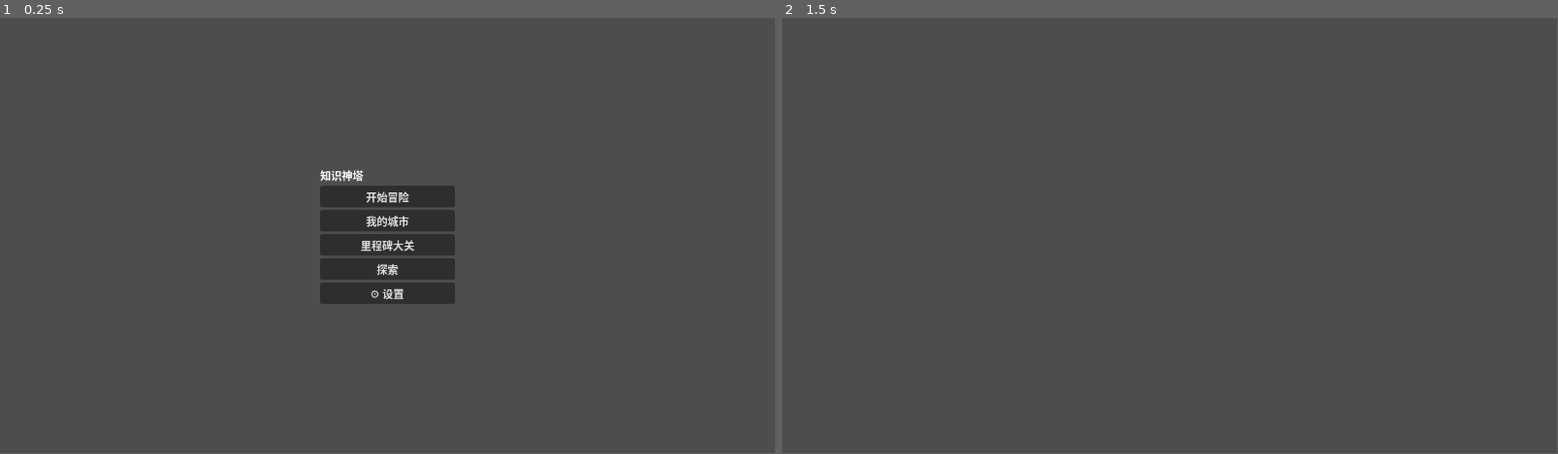
Above: before the commit, frames 1-2 (left to right).
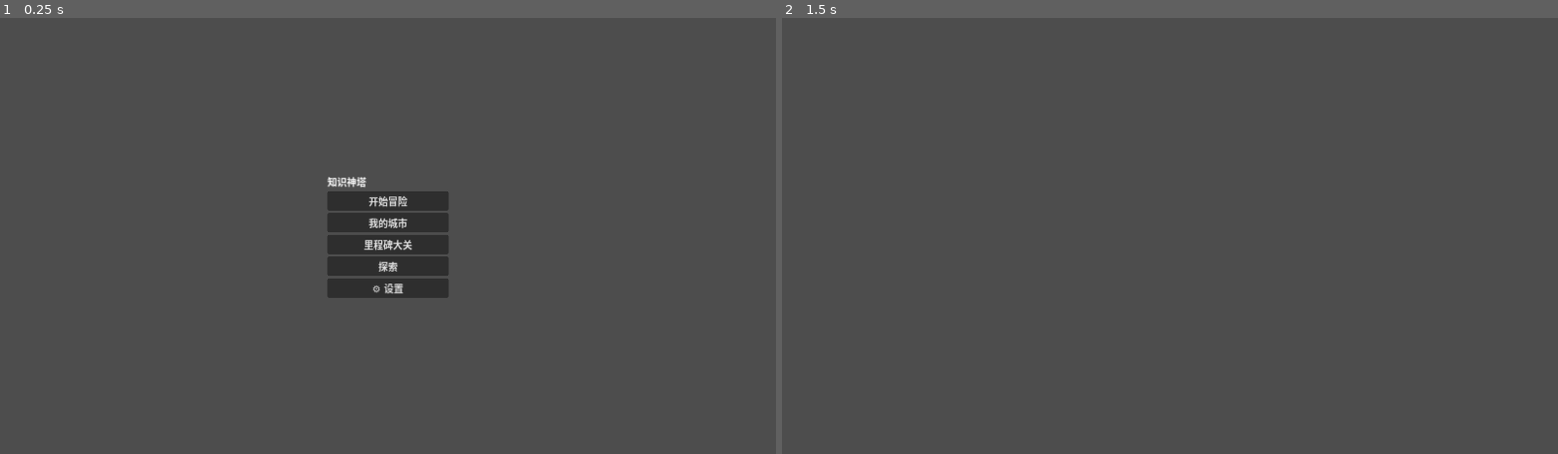
Above: after the commit, the same moments.

Repository: b31o8321/e-game
Game: Godot game, scene res://src/ui/main_menu.tscn
Same seed, same stepped clock (60 frames per second), same inputs: the game is played once before the commit and once after it.
Inputs (mouse positions are in pixels of both pictures, inside the frame that each line leads up to):
- Up to frame 1 (0.25 s): no input
- Up to frame 2 (1.5 s): click "开始冒险" at 0.5 s; tap Enter at 1.25 s; move the mouse to (1340, 214) at 1.27 s; hold Shift from 1.28 s (still down); click (1340, 214) at 1.42 s
In our replay, the window is 799x449 before the commit and 800x450 after it. These sizes can differ from the game's own. Grey fills any space a smaller window leaves; there, only what the larger window draws over its background counts as a difference.

The runs differ from the first frame. In frame 1, 2.0% of the frame differs, in the area x 41-59%, y 34-66%; in frame 2, only the window size differs.

Commit message:
feat(voice): add VoiceClient autoload with backend routing
Co-Authored-By: Claude Opus 4.7 (1M context) <noreply@anthropic.com>

Diff:
--- a/project.godot
+++ b/project.godot
@@ -17,3 +17,27 @@
 [autoload]
 
 GameState="*res://src/core/autoloads/game_state.gd"
+RunState="*res://src/run/run_state.gd"
+CutscenePlayer="*res://src/cutscene/cutscene_player.gd"
+LoreCodexSystem="*res://src/cutscene/lore_codex_system.gd"
+DebugMode="*res://src/core/debug/debug_mode.gd"
+VoiceClient="*res://src/voice/voice_client.gd"
+
+[display]
+
+window/size/viewport_width=1280
+window/size/viewport_height=720
+window/size/mode=2
+window/size/resizable=true
+window/dpi/allow_hidpi=true
+window/stretch/mode="canvas_items"
+window/stretch/aspect="expand"
+
+[gui]
+
+theme/custom="res://assets/fonts/default_theme.tres"
+theme/custom_font="res://assets/fonts/NotoSansSC-Regular.otf"
+
+[rendering]
+
+textures/vram_compression/import_etc2_astc=true
--- /dev/null
+++ b/src/voice/voice_client.gd
@@ -0,0 +1,83 @@
+## VoiceClient — TTS/STT 路由 autoload
+##
+## 启动时按优先级选最佳可用后端：
+##   TTS: Piper > LocalMp3Cache > Stub
+##   STT: WhisperCpp > Stub
+##
+## 提供统一调用入口：
+##   await VoiceClient.tts("brave")
+##   await VoiceClient.stt(audio_stream)
+##
+## 设置切换：VoiceClient.switch_tts("stub_tts") / switch_stt(...)
+extends Node
+
+const PiperTtsBackend = preload("res://src/voice/piper_tts_backend.gd")
+const LocalMp3CacheBackend = preload("res://src/voice/local_mp3_cache_backend.gd")
+const StubTtsBackend = preload("res://src/voice/stub_tts_backend.gd")
+const WhisperCppSttBackend = preload("res://src/voice/whisper_cpp_stt_backend.gd")
+const StubSttBackend = preload("res://src/voice/stub_stt_backend.gd")
+
+const TTS_PRIORITY := ["piper", "local_mp3_cache", "stub_tts"]
+const STT_PRIORITY := ["whisper_cpp", "stub_stt"]
+
+var tts_backend: IVoiceTtsBackend = null
+var stt_backend: IVoiceSttBackend = null
+
+var _all_tts: Dictionary = {}
+var _all_stt: Dictionary = {}
+
+
+func _ready() -> void:
+	_init_backends()
+
+
+func _init_backends() -> void:
+	_all_tts = {
+		"piper": PiperTtsBackend.new(),
+		"local_mp3_cache": LocalMp3CacheBackend.new(),
+		"stub_tts": StubTtsBackend.new(),
+	}
+	_all_stt = {
+		"whisper_cpp": WhisperCppSttBackend.new(),
+		"stub_stt": StubSttBackend.new(),
+	}
+	tts_backend = _pick_first_available(_all_tts, TTS_PRIORITY) as IVoiceTtsBackend
+	stt_backend = _pick_first_available(_all_stt, STT_PRIORITY) as IVoiceSttBackend
+
+
+static func _pick_first_available(map: Dictionary, priority: Array) -> RefCounted:
+	for id in priority:
+		var b = map.get(id, null)
+		if b and b.is_available():
+			return b
+	# 退化到第一个
+	for id in priority:
+		if map.has(id):
+			return map[id]
+	return null
+
+
+func switch_tts(id: String) -> bool:
+	if not _all_tts.has(id):
+		return false
+	tts_backend = _all_tts[id]
+	return true
+
+
+func switch_stt(id: String) -> bool:
+	if not _all_stt.has(id):
+		return false
+	stt_backend = _all_stt[id]
+	return true
+
+
+func tts(text: String, lang: String = "en") -> AudioStream:
+	if tts_backend == null:
+		return null
+	return await tts_backend.synthesize(text, lang)
+
+
+func stt(audio: AudioStream, lang: String = "en") -> String:
+	if stt_backend == null:
+		return ""
+	return await stt_backend.transcribe(audio, lang)
--- /dev/null
+++ b/tests/test_voice_client.gd
@@ -0,0 +1,34 @@
+extends GutTest
+
+const VoiceClientScript = preload("res://src/voice/voice_client.gd")
+
+func _make_client() -> Node:
+	var c = VoiceClientScript.new()
+	add_child_autofree(c)
+	return c
+
+func test_default_backends_picked():
+	var c = _make_client()
+	c._init_backends()
+	assert_not_null(c.tts_backend)
+	assert_not_null(c.stt_backend)
+
+func test_tts_falls_back_to_local_then_stub():
+	var c = _make_client()
+	c._init_backends()
+	# 在大多数 dev 环境下，piper 没装 → 应退到 local_mp3_cache 或 stub
+	var ids = ["piper", "local_mp3_cache", "stub_tts"]
+	assert_true(c.tts_backend.get_id() in ids)
+
+func test_switch_backend_replaces_active():
+	var c = _make_client()
+	c._init_backends()
+	c.switch_tts("stub_tts")
+	assert_eq(c.tts_backend.get_id(), "stub_tts")
+
+func test_tts_returns_audio_stream():
+	var c = _make_client()
+	c._init_backends()
+	c.switch_tts("stub_tts")
+	var stream = await c.tts("hello")
+	assert_not_null(stream)
